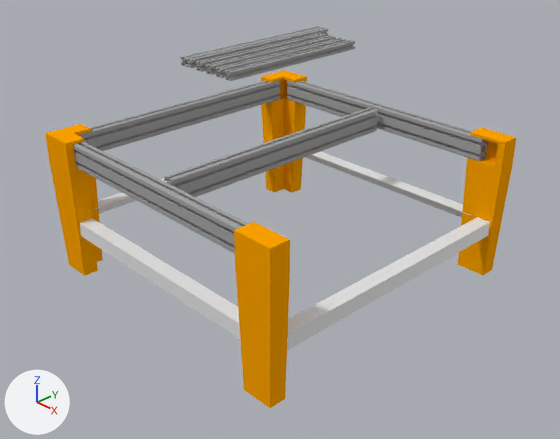
An edit to the Blender file blend/PnP.blend, drawn before and after from the same camera.
One viewpoint serves both versions: a 50 mm lens placed at (1.09, -1.044, 0.483), pointed at (0.101, -0.106, -0.199). Lighting does not change. The marker at lower left points along +X, +Y and +Z.

Script lines for the objects in view, before the commit:
```python
ob_profil_2020_400mm = bpy.data.objects.new('Profil_2020_400mm', me_2020)
ob_profil_2020_400mm.location = (-0.25, 0.0, 0.0)
ob_profil_2020_400mm.scale = (0.001, 0.04, 0.001)
ob_profil_2040_450mm = bpy.data.objects.new('Profil_2040_450mm', me_profil_2040_300mm)
ob_profil_2040_450mm.location = (0.0, -0.01, 0.0)
ob_profil_2040_450mm.rotation_euler = (1.571, -1.571, 0.0)  # degrees (90, -90, 0)
ob_profil_2040_450mm.scale = (0.001, 0.001, 0.0015)
ob_profil_2040_450mm_001 = bpy.data.objects.new('Profil_2040_450mm.001', me_profil_2040_300mm_001)
ob_profil_2040_450mm_001.location = (0.01, 0.02, 0.0)
ob_profil_2040_450mm_001.rotation_euler = (3.142, -1.571, 0.0)  # degrees (180, -90, 0)
ob_profil_2040_450mm_001.scale = (0.001, 0.001, 0.0015)
ob_profil_2040_450mm_002 = bpy.data.objects.new('Profil_2040_450mm.002', me_profil_2040_300mm_002)
ob_profil_2040_450mm_002.location = (0.01, -0.47, 0.0)
ob_profil_2040_450mm_002.rotation_euler = (3.142, -1.571, 0.0)  # degrees (180, -90, 0)
ob_profil_2040_450mm_002.scale = (0.001, 0.001, 0.0015)
ob_profil_2040_450mm_004 = bpy.data.objects.new('Profil_2040_450mm.004', me_profil_2040_300mm_004)
ob_profil_2040_450mm_004.location = (0.252, -0.01, 0.0)
ob_profil_2040_450mm_004.rotation_euler = (1.571, -1.571, 0.0)  # degrees (90, -90, 0)
ob_profil_2040_450mm_004.scale = (0.001, 0.001, 0.0015)
# also in view: 'Profil_500mm.002' at (0.235, -0.482, -0.11); 'Profil_2020_400mm.002' at (-0.175, 0.2, 0.01); 'Base' at (0.0, 0.0, -0.077); 'Base.003' at (0.47, -0.486, -0.077); 'Profil_2020_400mm.003' at (-0.275, 0.2, 0.01)
```
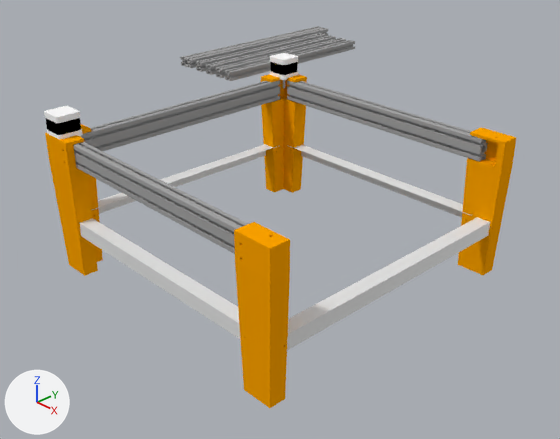
The change, as a list of edits to the scene's bpy script:
```text
Add mat_material_013:
    mat_material_013 = diffuse_material('Material.013')
    mat_material_013.base_color = (0.8, 0.8, 0.8)  # white #e7e7e7
Add mat_material_009:
    mat_material_009 = diffuse_material('Material.009')
    mat_material_009.base_color = (0.0, 0.0, 0.0)  # black #000000
Add mat_material_010:
    mat_material_010 = diffuse_material('Material.010')
    mat_material_010.base_color = (1.0, 1.0, 1.0)  # white #ffffff
Add mat_material_012:
    mat_material_012 = diffuse_material('Material.012')
    mat_material_012.base_color = (0.8, 0.8, 0.8)  # white #e7e7e7
Add me_cylinder_004:
    me_cylinder_004.from_pydata(...)  # 860 vertices, 445 faces; spans x -1.9..1.9, y -1.9..1.9, z -41.0..23.0
    # faces by material slot: [113, 288, 34, 10]
    me_cylinder_004.materials.append(mat_material_013)  # white #e7e7e7
    me_cylinder_004.materials.append(mat_material_010)  # white #ffffff
    me_cylinder_004.materials.append(mat_material_012)  # white #e7e7e7
    me_cylinder_004.materials.append(mat_material_009)  # black #000000
Change ob_profil_2040_450mm:
    ob_profil_2040_450mm.location: (0.0, -0.01, 0.0) -> (0.0, -0.01, -0.001)
Change ob_profil_2040_450mm_001:
    ob_profil_2040_450mm_001.location: (0.01, 0.02, 0.0) -> (0.01, 0.02, -0.001)
Change ob_profil_2040_450mm_002:
    ob_profil_2040_450mm_002.location: (0.01, -0.47, 0.0) -> (0.01, -0.47, -0.001)
Remove ob_profil_2040_450mm_004:
    ob_profil_2040_450mm_004 = bpy.data.objects.new('Profil_2040_450mm.004', me_profil_2040_300mm_004)
    ob_profil_2040_450mm_004.location = (0.252, -0.01, 0.0)
    ob_profil_2040_450mm_004.rotation_euler = (1.571, -1.571, 0.0)  # degrees (90, -90, 0)
    ob_profil_2040_450mm_004.scale = (0.001, 0.001, 0.0015)
Add ob_nema_17_001:
    ob_nema_17_001 = bpy.data.objects.new('nema_17.001', me_cylinder_004)
    ob_nema_17_001.location = (-0.01, 0.01, 0.041)
    ob_nema_17_001.rotation_euler = (0.0, 3.142, 0.0)  # degrees (0, 180, 0)
    ob_nema_17_001.scale = (0.011, 0.011, 0.001)
Add ob_nema_17:
    ob_nema_17 = bpy.data.objects.new('nema_17', me_cylinder_004.copy())
    ob_nema_17.location = (-0.01, -0.48, 0.041)
    ob_nema_17.rotation_euler = (0.0, 3.142, 0.0)  # degrees (0, 180, 0)
    ob_nema_17.scale = (0.011, 0.011, 0.001)
```

Changed parts and their boxes (x1, y1, x2, y2) in the pictures (560 x 439 px):
'Profil_2040_450mm.004', deleted
    before: (164, 107, 378, 197)
'Profil_2040_450mm.002', moved
    before: (73, 142, 249, 253)
    after: (73, 142, 248, 254)
'Profil_2040_450mm.001', moved
    before: (287, 80, 488, 161)
    after: (287, 81, 488, 162)
'Profil_2040_450mm', moved
    before: (78, 80, 280, 151)
    after: (80, 80, 280, 151)
'nema_17', added
    after: (44, 106, 83, 139)
    faces in mat_material_010 (white #ffffff): (44, 106, 83, 139)
    faces in mat_material_009 (black #000000): (46, 118, 81, 135)
'nema_17.001', added
    after: (270, 53, 298, 88)
    faces in mat_material_010 (white #ffffff): (270, 53, 298, 80)
    faces in mat_material_009 (black #000000): (270, 62, 297, 75)
'Profil_500mm.001', unchanged, uncovered by the edit
    before: (92, 178, 167, 214)
    after: (92, 144, 280, 214)
